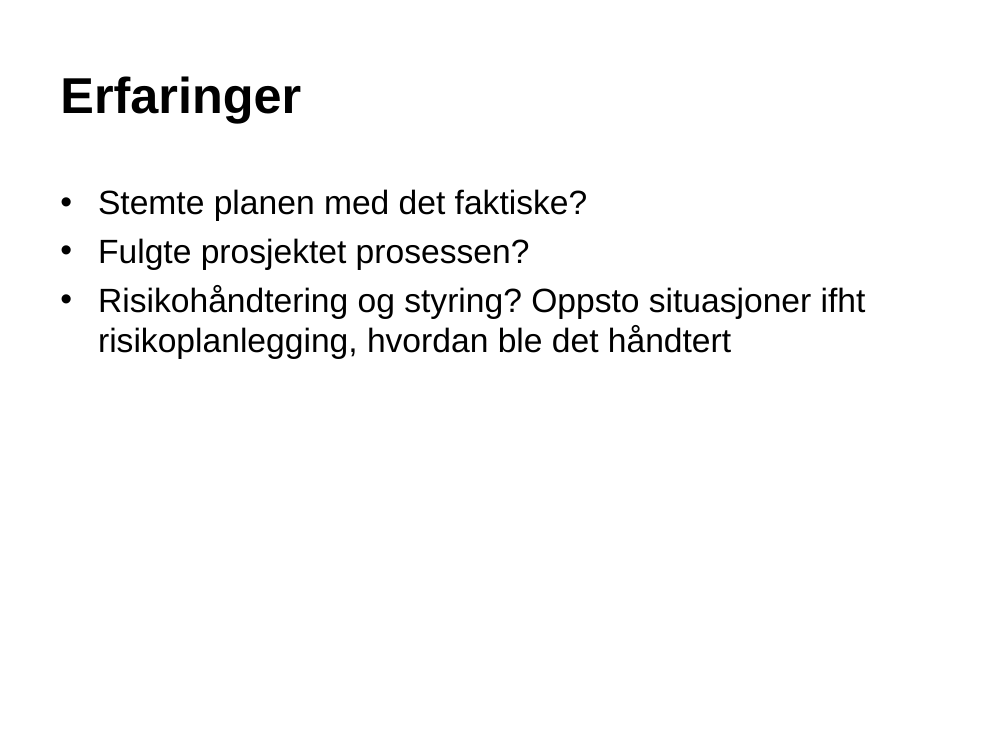
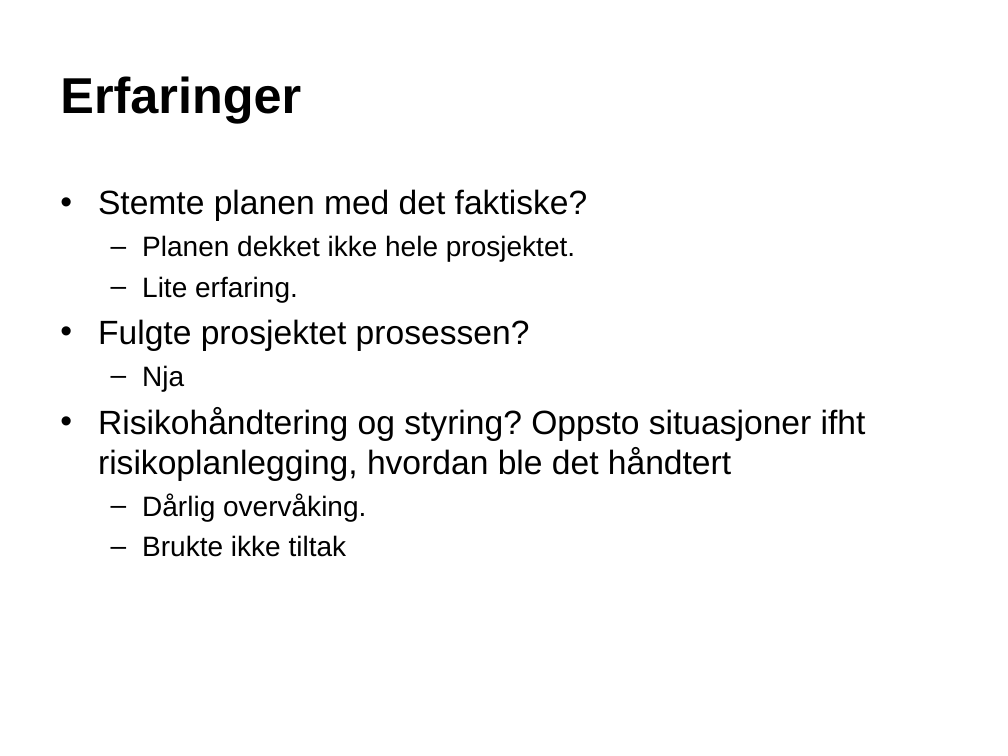
Before and after one commit to finninde/fellesprosjekt, a slide deck: slide 4 of presentasjon.ppt. Drawn at 1008x756 pixels with LibreOffice and Linux fonts; fonts in the diff are those of the drawing; background and template pictures are left out. Boxes give left, top, right and bottom in pixels: in the first picture for what was removed or moved away, otherwise in the second. Text is boxed around its words. In the diff, an @@ line names an element or a change of style, - is before the commit and + after.

```diff
--- a/presentasjon.ppt
+++ b/presentasjon.ppt
@@ text at (142, 235, 575, 302): paragraphs added @@
+  – Planen dekket ikke hele prosjektet.
+  – Lite erfaring.
@@ text at (142, 365, 184, 391): paragraph added @@
+  – Nja
@@ text at (142, 494, 366, 557): paragraphs added @@
+  – Dårlig overvåking.
+  – Brukte ikke tiltak
```
Also in this commit, not shown: 4 other slides changed.
